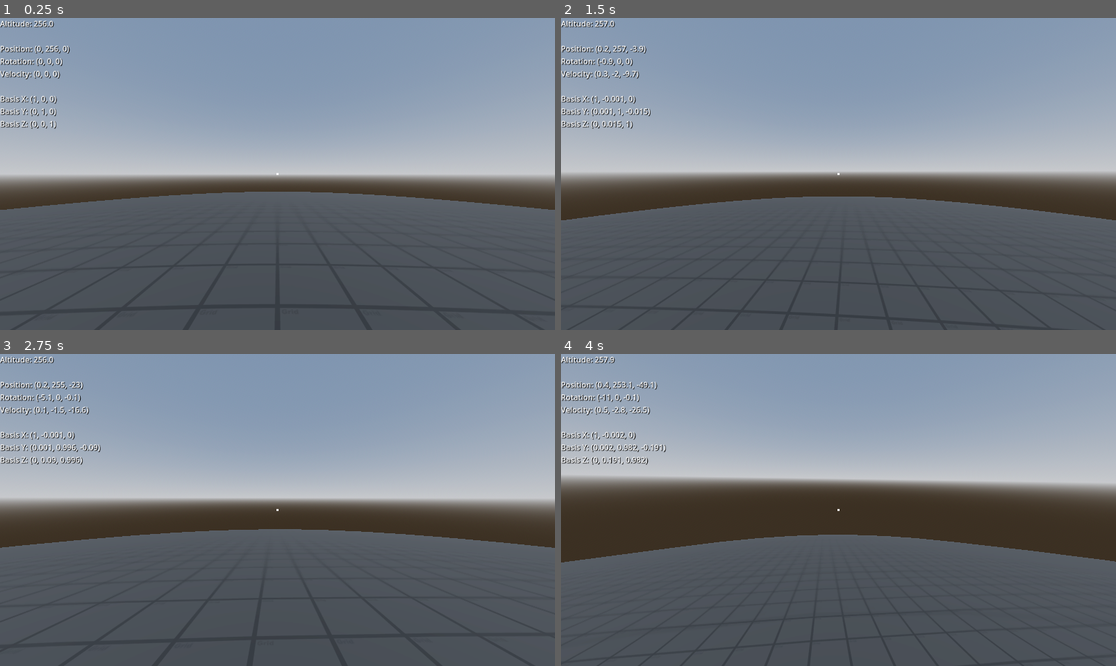
Above: before the commit, frames 1-4 (two rows, left to right).
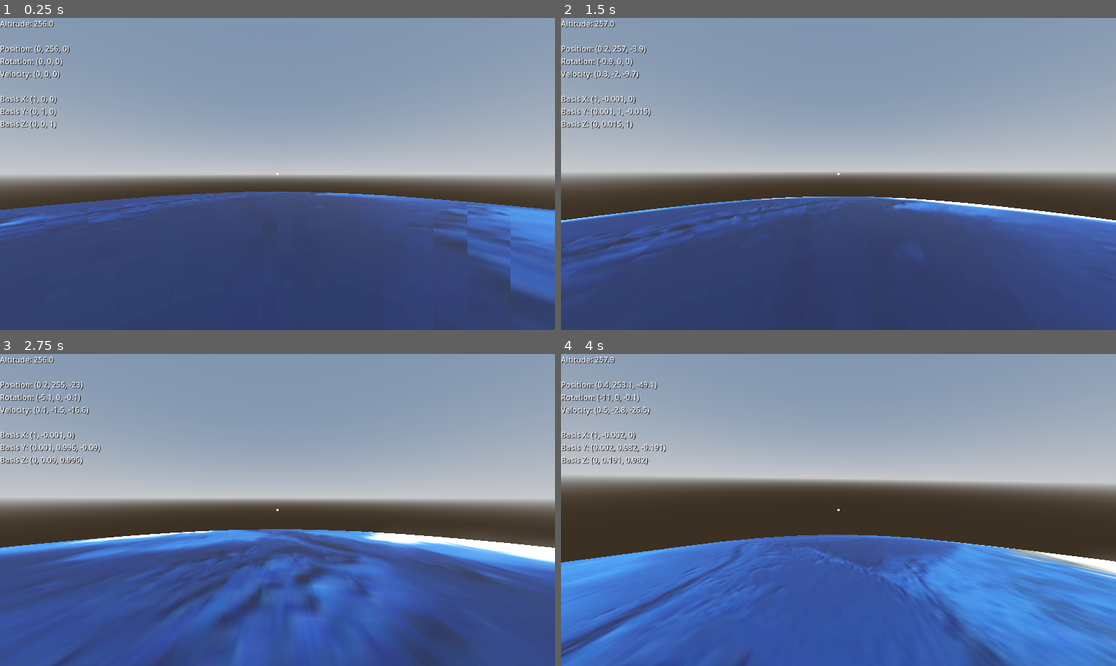
Above: after the commit, the same moments.

Repository: archiebaldry/planet-test
Game: Godot game, scene res://main.tscn
Two runs of this game, one before a commit and one after it. Both use one fixed random seed, a clock stepped at 60 frames per second and the inputs below.
Inputs (mouse positions are in pixels of both pictures, inside the frame that each line leads up to):
- Up to frame 1 (0.25 s): no input
- Up to frame 2 (1.5 s): tap Enter at 0.5 s; move the mouse to (866, 174) at 0.52 s; hold W (move_forward) from 0.53 s (still down); tap Space (jump) at 0.77 s; move the mouse to (810, 174) at 1.27 s
- Up to frame 3 (2.75 s): keep holding W (move_forward); tap Space (jump) at 1.52 s; move the mouse to (288, 503) at 2.02 s
- Up to frame 4 (4 s): keep holding W (move_forward); move the mouse to (832, 516) at 2.77 s; tap Space (jump) at 3.02, 3.77 s; move the mouse to (877, 513) at 3.52 s

The runs differ from the first frame. In frame 1, 34% of the frame differs, in the area x 0-100%, y 55-100%; in frame 2, 34%; in frame 3, 41%, in the area x 0-100%, y 56-100%; in frame 4, 39%.

Commit message:
Use Blue Marble for planet texture

Diff:
--- a/main.tscn
+++ b/main.tscn
@@ -1,8 +1,8 @@
-[gd_scene load_steps=13 format=3 uid="uid://stv64lt6kr3w"]
+[gd_scene load_steps=13 format=3 uid="uid://dnxbco42x3p51"]
 
 [ext_resource type="Script" path="res://main.gd" id="1_8mx62"]
 [ext_resource type="Script" path="res://character.gd" id="2_c7026"]
-[ext_resource type="Texture2D" uid="uid://d3dbylw21urin" path="res://grid.png" id="3_1q3pv"]
+[ext_resource type="Texture2D" uid="uid://dtwqbi3w2xiv7" path="res://Assets/earth.jpg" id="3_stxfs"]
 
 [sub_resource type="CapsuleShape3D" id="CapsuleShape3D_pgv6l"]
 radius = 0.3
@@ -16,8 +16,7 @@
 radius = 256.0
 
 [sub_resource type="StandardMaterial3D" id="StandardMaterial3D_653cw"]
-albedo_texture = ExtResource("3_1q3pv")
-uv1_triplanar = true
+albedo_texture = ExtResource("3_stxfs")
 
 [sub_resource type="SphereMesh" id="SphereMesh_at4ox"]
 material = SubResource("StandardMaterial3D_653cw")
Binary file added: Assets/earth.jpg
Not shown, changed: Assets/earth.jpg.import
Renamed: grid.png -> Assets/grid.png
Not shown, added: Assets/grid.png.import
